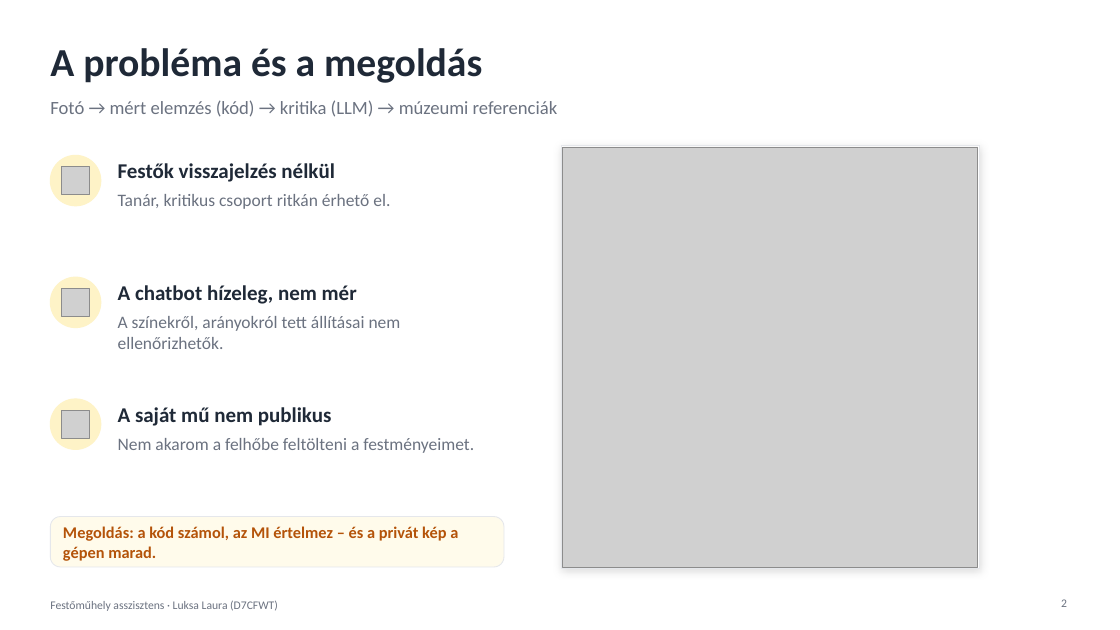
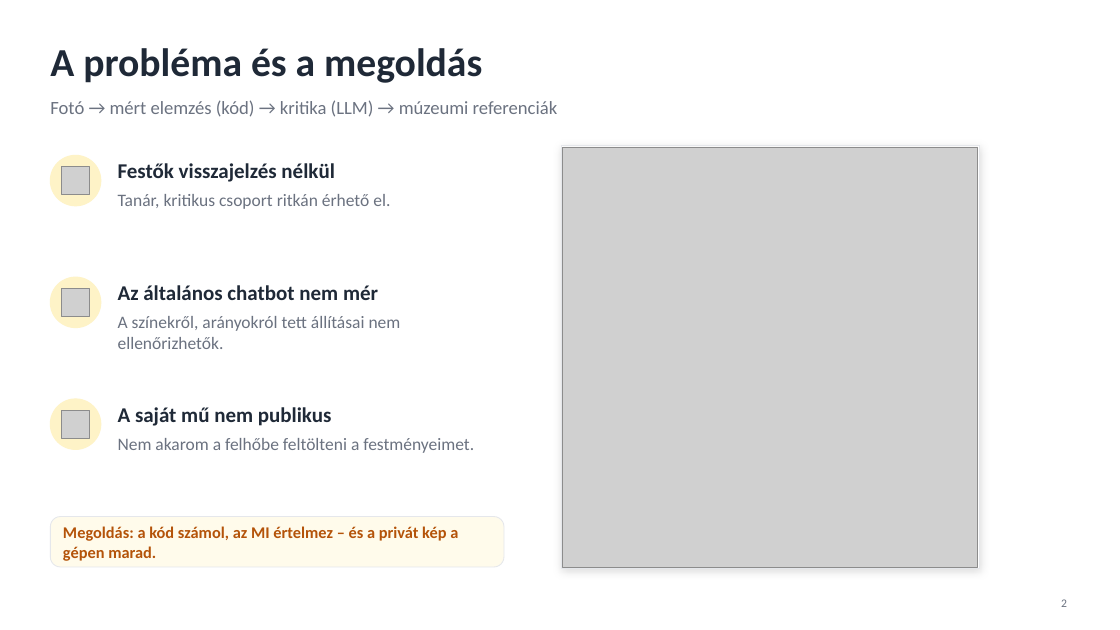
Before and after one commit to Torpe17/painting-studio-assistant, a slide deck: slide 2 of docs/Festomuhely_asszisztens_prezentacio.pptx. Drawn at 1120x630 pixels with LibreOffice and Linux fonts; fonts in the diff are those of the drawing; grey boxes stand for pictures. Boxes give left, top, right and bottom in pixels: in the first picture for what was removed or moved away, otherwise in the second. Text is boxed around its words. In the diff, an @@ line names an element or a change of style, - is before the commit and + after.

Commit message:
Presentation: wording fixes, no footer, amber comparison table
- "MI-asszisztens" instead of "MI-festőtanár"; no flattery line
- "tónusérték" instead of "valőr"; "híres / szabadon felhasználható
  festmények" instead of "közkincs"; "prompt injection" on the security slide
- footer removed (slide numbers kept); table restyled in the deck's amber

```diff
--- a/docs/Festomuhely_asszisztens_prezentacio.pptx
+++ b/docs/Festomuhely_asszisztens_prezentacio.pptx
@@ text at (118,285,378,300): text changed @@
-A chatbot hízeleg, nem mér
+Az általános chatbot nem mér
@@ text removed at (50,600,278,611) @@
-Festőműhely asszisztens · Luksa Laura (D7CFWT)
```
Also in this commit, not shown: 7 other slides changed.
